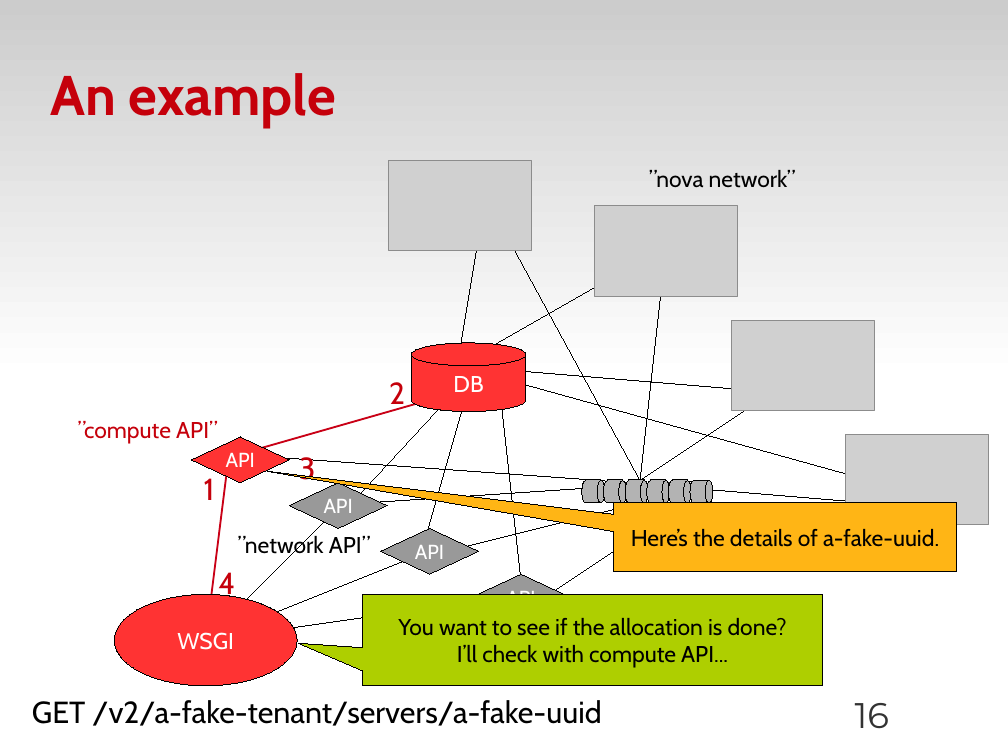
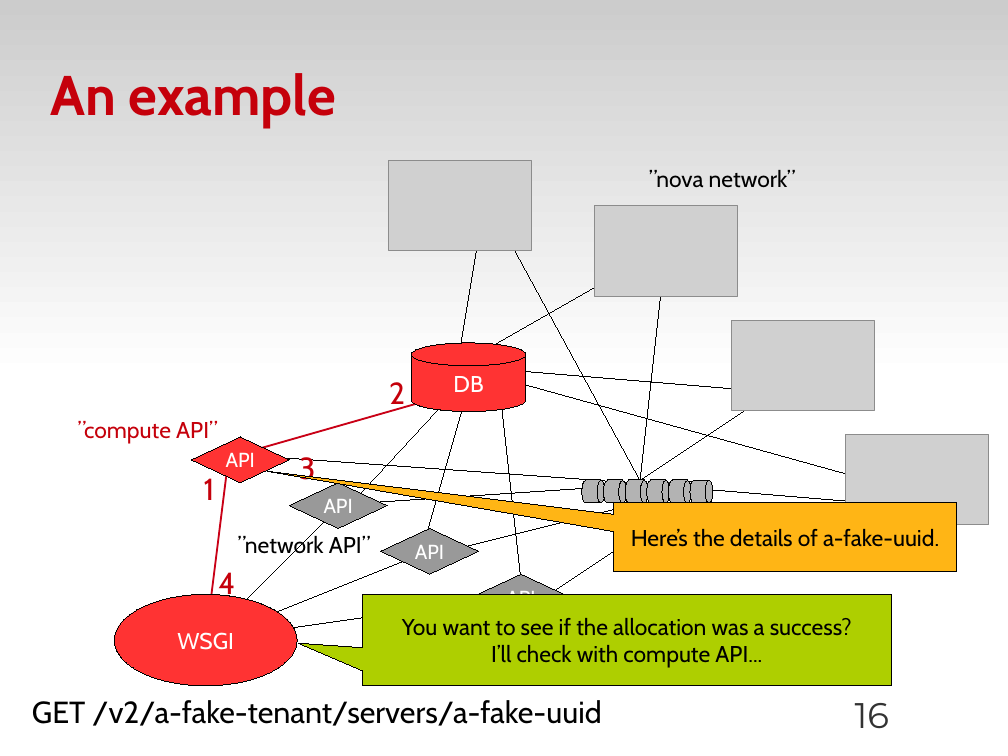
Before and after one commit to zyluo/talk-COSUG-2012, a slide deck: slide 16 of COSUG-2012-LZY.odp. Drawn at 1008x756 pixels with LibreOffice and Linux fonts; fonts in the diff are those of the drawing; grey boxes stand for pictures; background and template pictures are left out. Boxes give left, top, right and bottom in pixels: in the first picture for what was removed or moved away, otherwise in the second. Text is boxed around its words. In the diff, an @@ line names an element or a change of style, - is before the commit and + after.

Commit message:
fix typos

```diff
--- a/COSUG-2012-LZY.odp
+++ b/COSUG-2012-LZY.odp
@@ speech box "You want to see if ...": place and size @@
-speech box "You want to see if ..." at (362, 595, 823, 686)
+speech box "You want to see if ..." at (362, 595, 892, 686)
@@ speech box "You want to see if ..." at (362, 595, 892, 686): proportions changed @@
@@ text in speech box at (402, 618, 852, 636): text changed @@
-You want to see if the allocation is done?
+You want to see if the allocation was a success?
```
